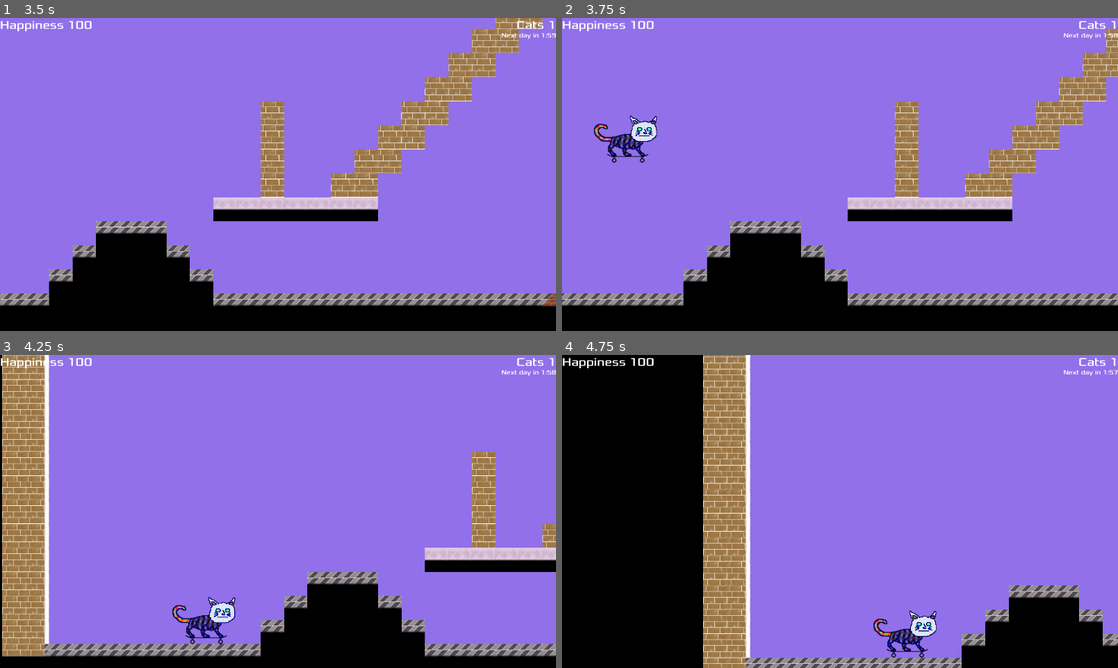
Above: before the commit, frames 1-4 (two rows, left to right).
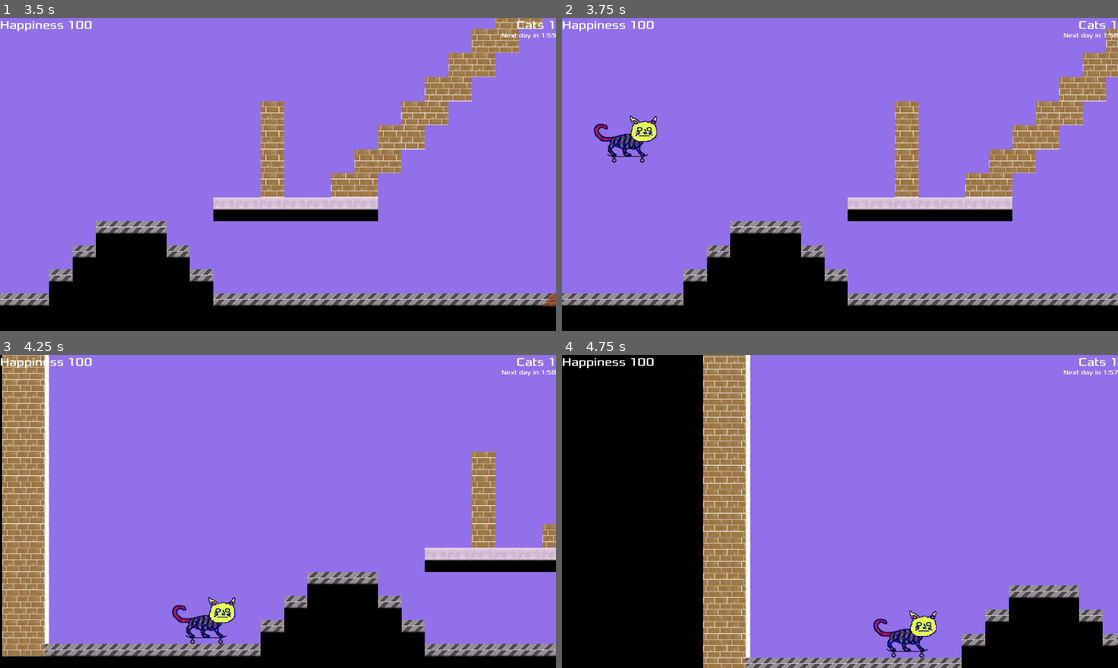
Above: after the commit, the same moments.

Repository: lfatton/UpsiJam22
Game: Godot game, scene res://Main.tscn
Two runs of this game, one before a commit and one after it. Both use one fixed random seed, a clock stepped at 60 frames per second and the inputs below.
Inputs (mouse positions are in pixels of both pictures, inside the frame that each line leads up to):
- Up to frame 1 (3.5 s): click "Play" at 0.5 s; tap Enter at 1.25 s; move the mouse to (250, 237) at 1.27 s; hold D (move_right) 1.28-2.78 s; click (250, 237) at 1.42 s; tap W (move_up) at 1.52, 2.27 s; move the mouse to (444, 221) at 2.02 s; move the mouse to (111, 127) at 2.77 s; hold A (move_left) from 2.78 s (still down)
- Up to frame 2 (3.75 s): keep holding A (move_left); move the mouse to (867, 174) at 3.52 s; click (867, 174) at 3.67 s
- Up to frame 3 (4.25 s): keep holding A (move_left); tap W (move_up) at 3.77 s
- Up to frame 4 (4.75 s): keep holding A (move_left); move the mouse to (756, 433) at 4.27 s; tap W (move_up) at 4.52 s

Frame 1 is identical in both runs. In frame 2, 0.3% of the frame differs, in the area x 5-17%, y 31-40%; in frame 3, 0.3%, in the area x 31-43%, y 77-86%; in frame 4, 0.3%.

Commit message:
more random and better faces

Diff:
--- a/materials/shaders/Chat.gdshader
+++ b/materials/shaders/Chat.gdshader
@@ -5,6 +5,7 @@
 uniform vec4 eye_color = vec4(0.0, 1.0, 0.0, 1.0);
 uniform vec4 ear_color = vec4(1.0, 0.0, 0.0, 1.0);
 uniform float seed = 0.0;
+uniform float pattern_strength = 1.0;
 
 float rand(float small, float big, float uniqueness) {
 	return small + (big - small) * fract(sin(dot(vec2(seed, uniqueness), vec2(12.9898, 4.1414))) * 43758.5453);
@@ -18,6 +19,7 @@
 			sin(UV.x * rand(35.0, 55.0, 0.0) + sin(UV.y * rand(18, 22.0, 1.0))) * striping  // stripes
 			+ sin(UV.x * rand(40.0, 60.0, 3.0) + sin(UV.y * rand(18.0, 22.0, 4.0))) * sin(UV.y * rand(40.0, 60.0, 5.0) + sin(UV.x * rand(18.0, 22.0, 6.0))) * (1.0 - striping)  // spots
 		;
+		t *= pattern_strength;
 		COLOR = t * main_color + (1.0 - t) * secondary_color;
 	}
 	else if (COLOR == vec4(0.0, 1.0, 0.0, 1.0))
--- a/scripts/Chat.gd
+++ b/scripts/Chat.gd
@@ -17,13 +17,17 @@
 	check_happiness()
 
 
-func make_material():
+func make_material(pattern_strength=null):
 	var new_material = get_material().duplicate()
 	new_material.set_shader_parameter("main_color", Vector4(randf(), randf(), randf(), 1.0))
 	new_material.set_shader_parameter("secondary_color", Vector4(randf(), randf(), randf(), 1.0))
 	new_material.set_shader_parameter("eye_color", Vector4(randf(), randf(), randf(), 1.0))
 	new_material.set_shader_parameter("ear_color", Vector4(randf(), randf(), randf(), 1.0))
 	new_material.set_shader_parameter("seed", randf())
+	var strength = randf()
+	if pattern_strength != null:
+		strength = pattern_strength
+	new_material.set_shader_parameter("pattern_strength", strength)
 	return new_material
 
 
@@ -40,7 +44,7 @@
 
 func _set_materials():
 	$Body.set_material(make_material())
-	$Head.set_material(make_material())
+	$Head.set_material(make_material(randf() * 0.2))
 	$Tail.set_material(make_material())
 	$HappyTail.set_material(make_material())
 	$RabaTail.set_material(make_material())
